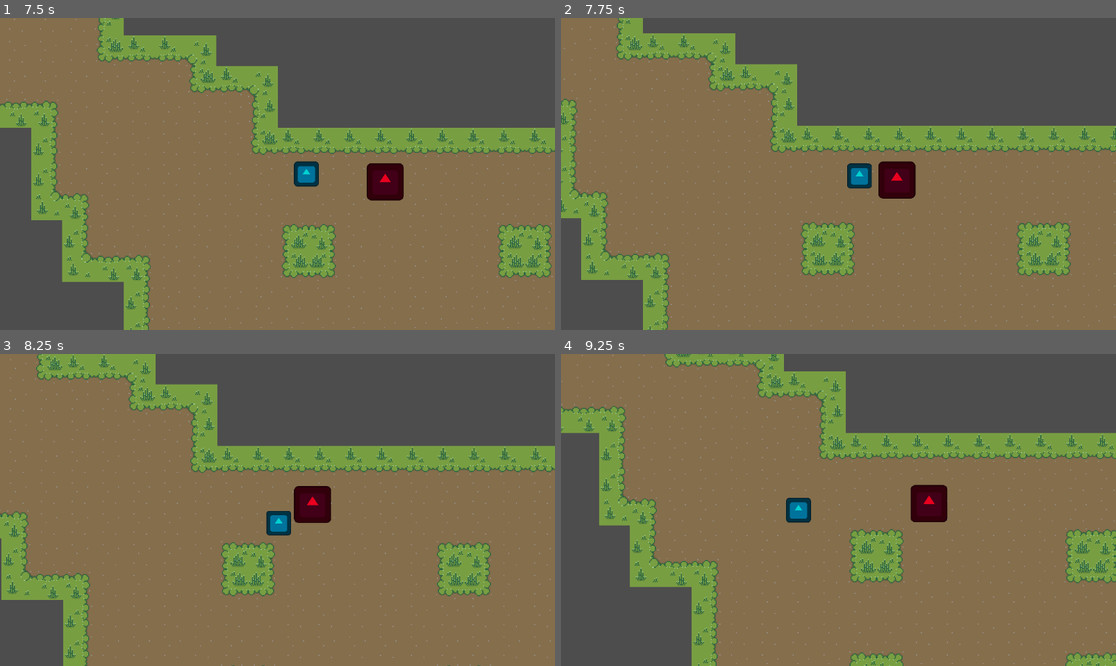
Above: before the commit, frames 1-4 (two rows, left to right).
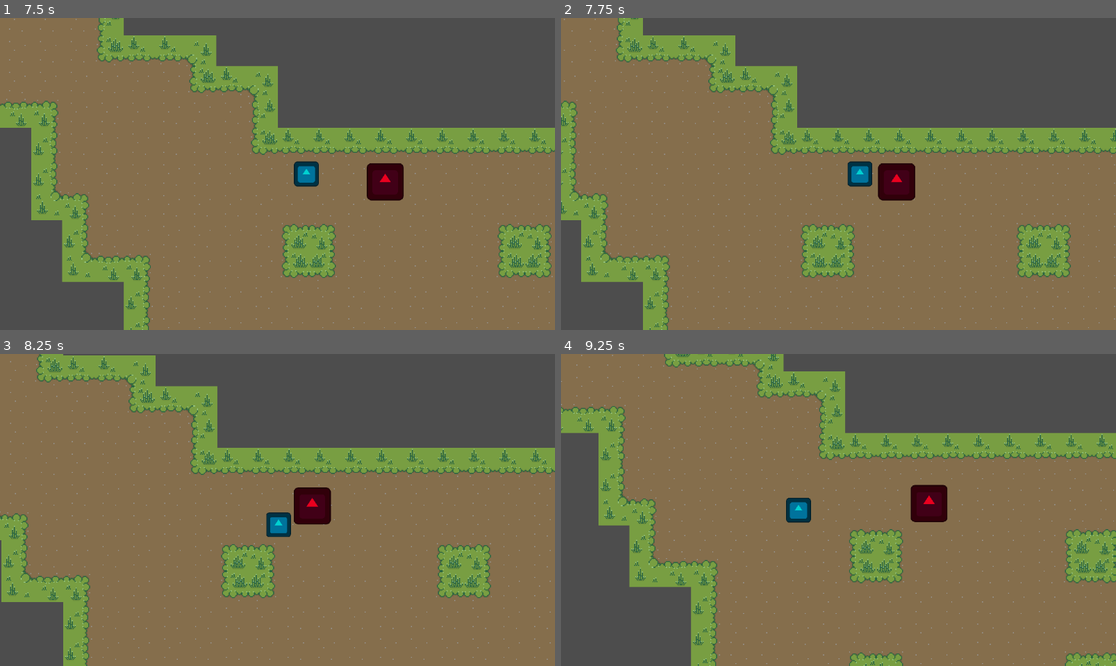
Above: after the commit, the same moments.

Repository: MoeOverload/Hugh-Fungus-Demo
Game: Godot game, scene res://main.tscn
Same seed, same stepped clock (60 frames per second), same inputs: the game is played once before the commit and once after it. The engine's default icon, where the game draws it, is replaced by a stand-in: a white triangle on a blue panel in a dark square.
Inputs:
- Up to frame 1 (7.5 s): tap Enter at 0.5 s; hold D (right) 0.53-1.28 s; hold S (down) 1.28-2.03 s; hold D (right) 2.03-2.78 s; hold W (up) 2.78-3.53 s; hold A (left) 3.53-5.03 s; hold S (down) 5.03-5.78 s; tap Space at 5.75 s; hold D (right) 5.78-6.53 s; hold W (up) 6.53-7.28 s; hold D (right) from 7.28 s (still down)
- Up to frame 2 (7.75 s): keep holding D (right)
- Up to frame 3 (8.25 s): release D (right) at 8.03 s; hold S (down) from 8.03 s (still down)
- Up to frame 4 (9.25 s): release S (down) at 8.78 s; hold A (left) from 8.78 s (still down)

Frame 1 is identical in both runs. In frame 2, 6.2% of the frame differs, in the area x 0-100%, y 0-100%; in frame 3, 5.9%; in frame 4, 3.1%.

Commit message:
more knockback

Diff:
--- a/hugh-fungus/enemy.tscn
+++ b/hugh-fungus/enemy.tscn
@@ -20,9 +20,8 @@
 "speed": 5.0
 }]
 
-[sub_resource type="CapsuleShape2D" id="CapsuleShape2D_4gyqm"]
-radius = 3.426819
-height = 16.373472
+[sub_resource type="RectangleShape2D" id="RectangleShape2D_4gyqm"]
+size = Vector2(14.127281, 6.8516483)
 
 [node name="enemy" type="CharacterBody2D"]
 script = ExtResource("1_4gyqm")
@@ -50,14 +49,13 @@
 one_shot = true
 
 [node name="enemy_hitbox" type="Area2D" parent="." groups=["enemy_hitbox"]]
-visible = false
 scale = Vector2(0.74636674, 0.8076988)
 
 [node name="CollisionShape2D" type="CollisionShape2D" parent="enemy_hitbox"]
-position = Vector2(1.1920929e-07, -2.4966695e-11)
-rotation = -1.5714123
-scale = Vector2(-9.63046, 5.114994)
-shape = SubResource("CapsuleShape2D_4gyqm")
+position = Vector2(21.436457, 1.307481)
+rotation = 1.5701803
+scale = Vector2(5.4584527, 6.1047964)
+shape = SubResource("RectangleShape2D_4gyqm")
 
 [node name="attack_cooldow_timer" type="Timer" parent="."]
 wait_time = 3.0
